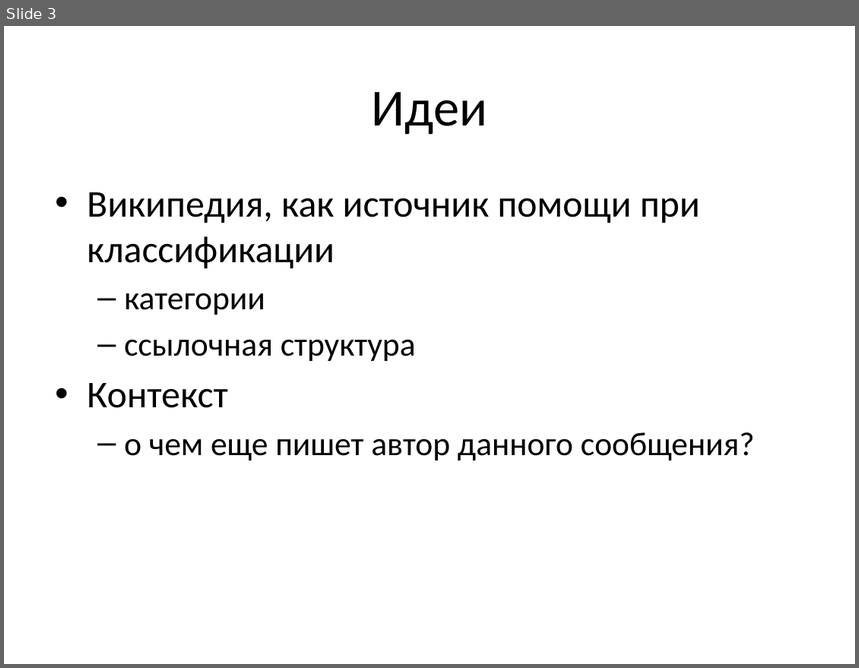
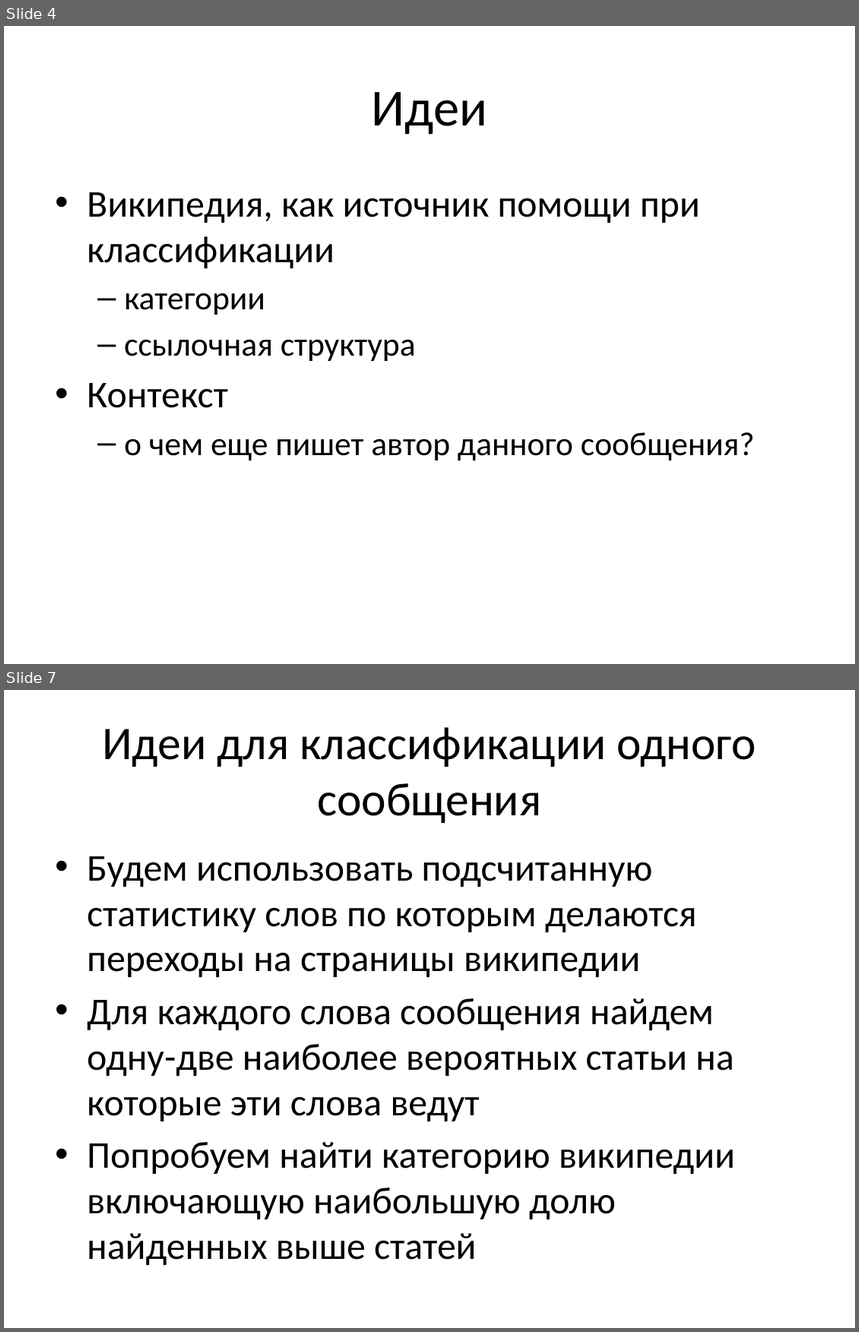
Before and after one commit to ttim/Diploma, a slide deck: docs/spisok2012-slides.pptx. Shown one above the other, each under a label of ours: slide 3 before the commit, slides 4 and 7 after it; the slides between them are not shown. The pictures are 859x668 and 859x1332 pixels, drawn with LibreOffice and Linux fonts; fonts in the diff are those of the drawing. Boxes give left, top, right and bottom in pixels: in the first picture for what was removed or moved away, otherwise in the second. Text is boxed around its words. In the diff, an @@ line names an element or a change of style, - is before the commit and + after.

```diff
--- a/docs/spisok2012-slides.pptx
+++ b/docs/spisok2012-slides.pptx
@@ slide 7 added at (x1=4, y1=690, x2=855, y2=1328), background #FFFFFF @@
@@ title added at (x1=102, y1=727, x2=756, y2=823), 39.6 pt, text #000000 @@
+Идеи для классификации одного сообщения
@@ text added at (x1=87, y1=856, x2=735, y2=1266), 32 pt, text #000000 @@
+• Будем использовать подсчитанную статистику слов по которым делаются переходы на страницы википедии
+• Для каждого слова сообщения найдем одну-две наиболее вероятных статьи на которые эти слова ведут
+• Попробуем найти категорию википедии включающую наибольшую долю найденных выше статей
@@ what was slide 3 is now slide 4 @@
```
Also in this commit, not shown: 5 slides changed, 4 other slides added, 1 other file.
